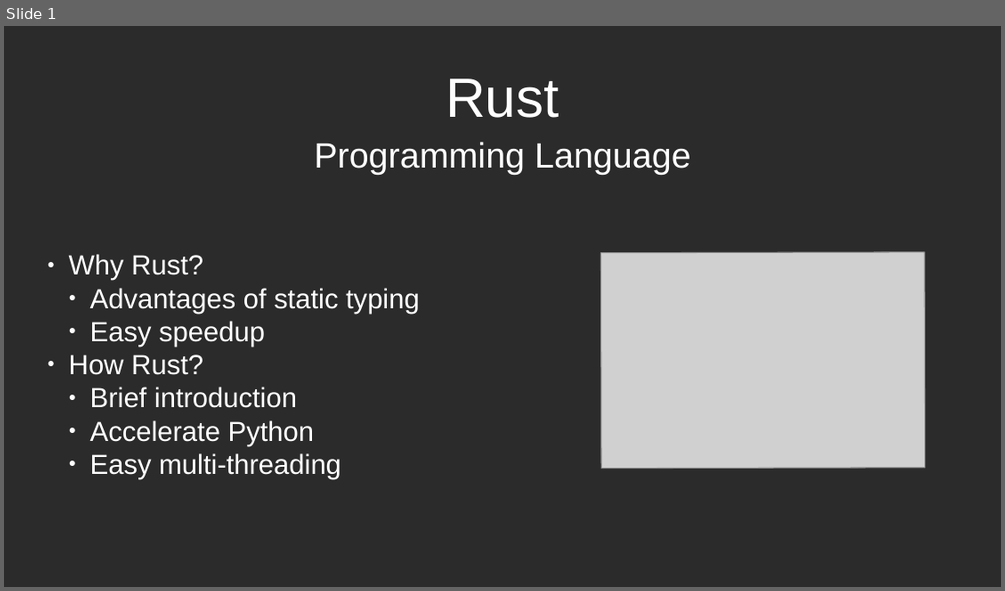
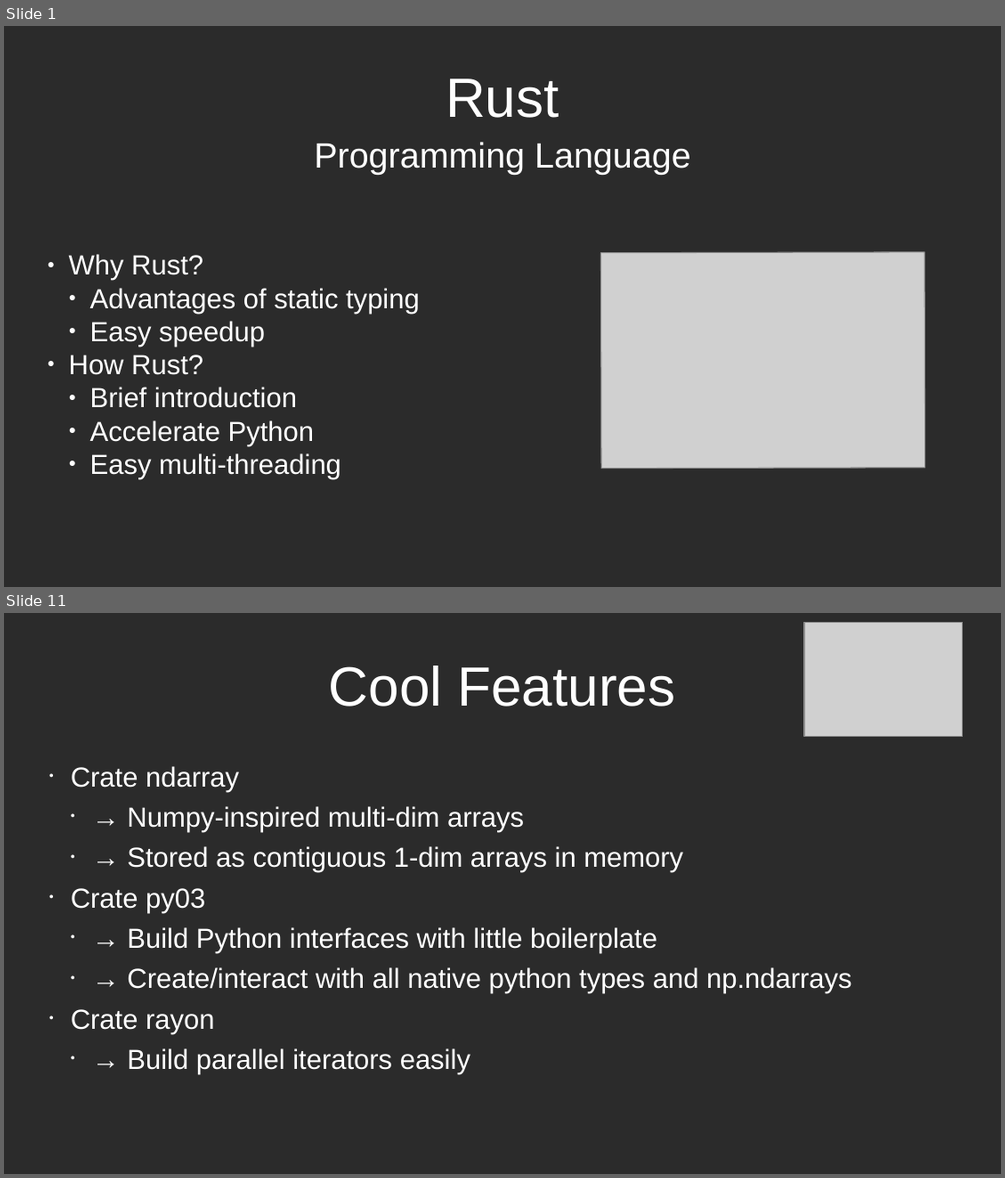
Before and after one commit to lucastepper/rust_talk, a slide deck: rust_presentation.odp. Shown one above the other, each under a label of ours: slide 1 before the commit, slides 1 and 11 after it; the slides between them are not shown. The pictures are 1005x591 and 1005x1178 pixels, drawn with LibreOffice and Linux fonts; fonts in the diff are those of the drawing; grey boxes stand for pictures; background and template pictures are left out; a plain dark background stands for a picture behind light text. Boxes give left, top, right and bottom in pixels: in the first picture for what was removed or moved away, otherwise in the second. Text is boxed around its words. In the diff, an @@ line names an element or a change of style, - is before the commit and + after.

```diff
--- a/rust_presentation.odp
+++ b/rust_presentation.odp
@@ slide 11 added at (4,613,1001,1174), background picture (left out) @@
@@ picture added at (804,622,963,737) @@
@@ title added at (329,666,676,706), 44 pt, text #FFFFFF @@
+Cool Features
@@ text added at (71,766,852,1074), 22 pt, text #FFFFFF @@
+• Crate ndarray
+  • → Numpy-inspired multi-dim arrays
+  • → Stored as contiguous 1-dim arrays in memory
+• Crate py03
+  • → Build Python interfaces with little boilerplate
+  • → Create/interact with all native python types and np.ndarrays
+• Crate rayon
+  • → Build parallel iterators easily
```
Also in this commit, not shown: 8 slides changed, 2 other slides added, 14 other files.
